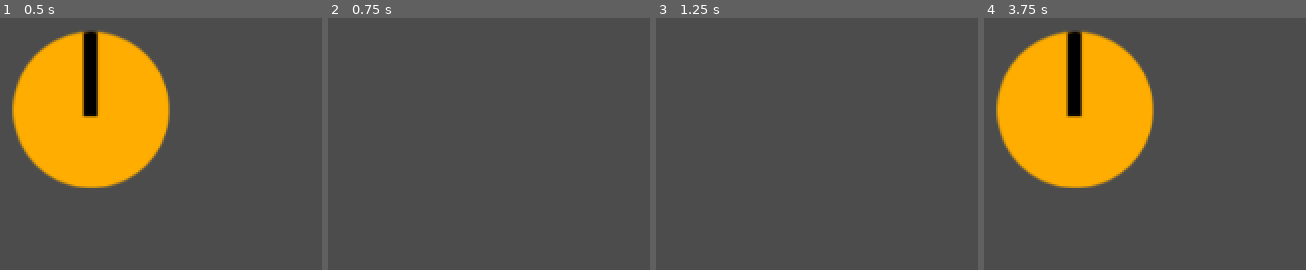
Above: before the commit, frames 1-4 (left to right).
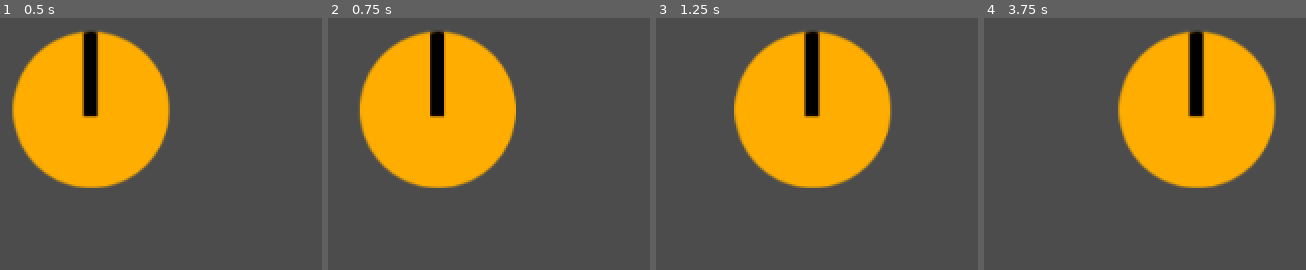
Above: after the commit, the same moments.

Repository: Charidan/Kleptochron
Game: Godot game, scene res://scenes/Character.tscn
The game is run twice, just before and just after one commit, with the same random seed, the same clock (stepped at 60 frames per second) and the same inputs. Before the commit the project has no main scene; this scene is started directly in both runs.
Inputs:
- Up to frame 1 (0.5 s): no input
- Up to frame 2 (0.75 s): tap Enter at 0.5 s; hold Right (ui_right) from 0.53 s (still down)
- Up to frame 3 (1.25 s): keep holding Right (ui_right)
- Up to frame 4 (3.75 s): release Right (ui_right) at 1.28 s; hold Down (ui_down) 1.28-2.03 s; hold Right (ui_right) 2.03-2.78 s; hold Up (ui_up) 2.78-3.53 s; hold Left (ui_left) from 3.53 s (still down)

Frame 1 is identical in both runs. In frame 2, 24% of the frame differs, in the area x 9-59%, y 4-68%; in frame 3, 24%; in frame 4, 43%, in the area x 3-91%, y 4-68%.

Commit message:
Restructed filetree

Diff:
--- a/project.godot
+++ b/project.godot
@@ -11,6 +11,7 @@
 [application]
 
 config/name="Kleptochron"
+run/main_scene="res://scenes/Character.tscn"
 config/icon="res://icon.png"
 
 [rendering]
--- a/scenes/Character.tscn
+++ b/scenes/Character.tscn
@@ -1,6 +1,6 @@
 [gd_scene load_steps=4 format=2]
 
-[ext_resource path="res://scenes/character/scripts/Character.gd" type="Script" id=1]
+[ext_resource path="res://scripts/Character.gd" type="Script" id=1]
 [ext_resource path="res://assets/character.png" type="Texture" id=2]
 
 [sub_resource type="CircleShape2D" id=1]
@@ -18,7 +18,7 @@
 audio_bus_override = false
 audio_bus_name = "Master"
 script = ExtResource( 1 )
-speed = 400
+speed = 1
 
 [node name="CollisionShape2D" type="CollisionShape2D" parent="." index="0"]
 
@@ -31,5 +31,3 @@
 position = Vector2( 487.168, 265.362 )
 scale = Vector2( 0.997134, 1 )
 texture = ExtResource( 2 )
-
-[connection signal="body_entered" from="." to="." method="_on_Character_body_entered"]
--- a/scenes/character/scripts/Character.gd
+++ b/scripts/Character.gd
@@ -1,7 +1,7 @@
 extends Area2D
 signal hit
 
-export (int) var speed
+export (int) var speed = 1
 var screensize
 
 func _ready():
@@ -22,8 +22,6 @@
 	if velocity.length() > 0:
 		velocity = velocity.normalized() * speed
 	position += velocity
-	position.x = clamp(position.x, 0, screensize.x)
-	position.y = clamp(position.y, 0, screensize.y)
 
 func _on_Character_body_entered(body):
 	#TODO: Stop movement on hit
